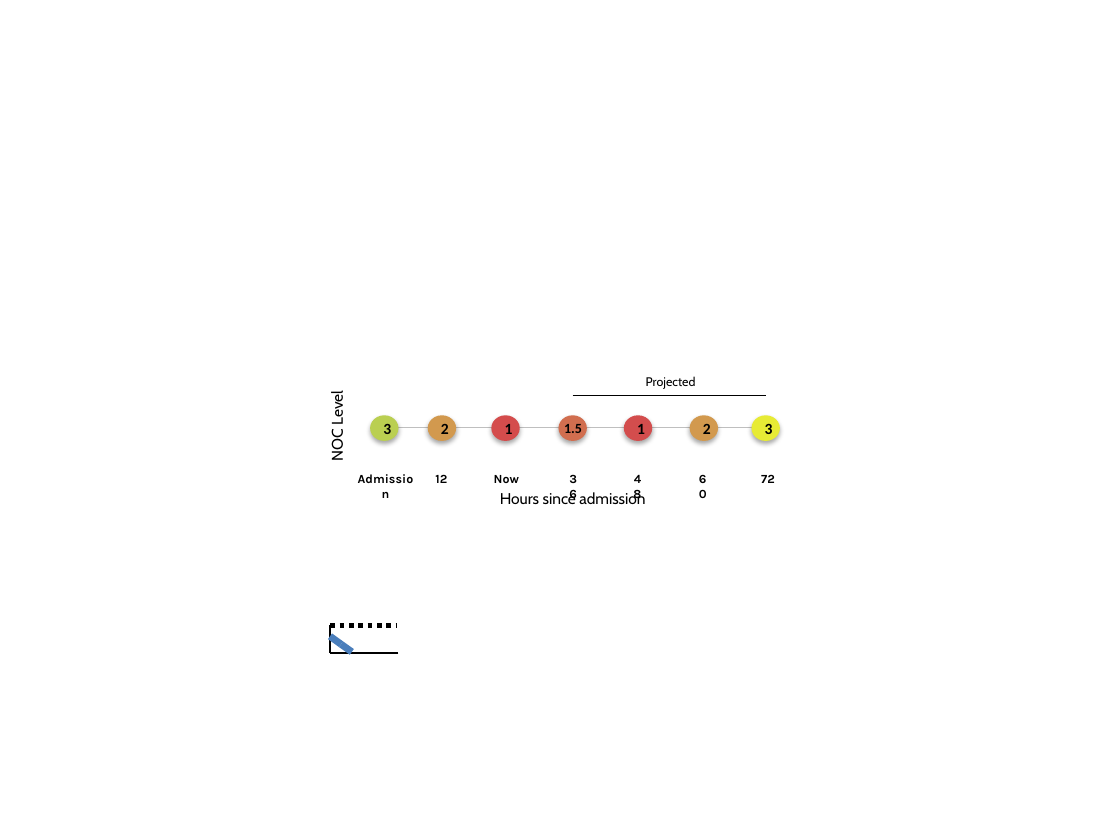
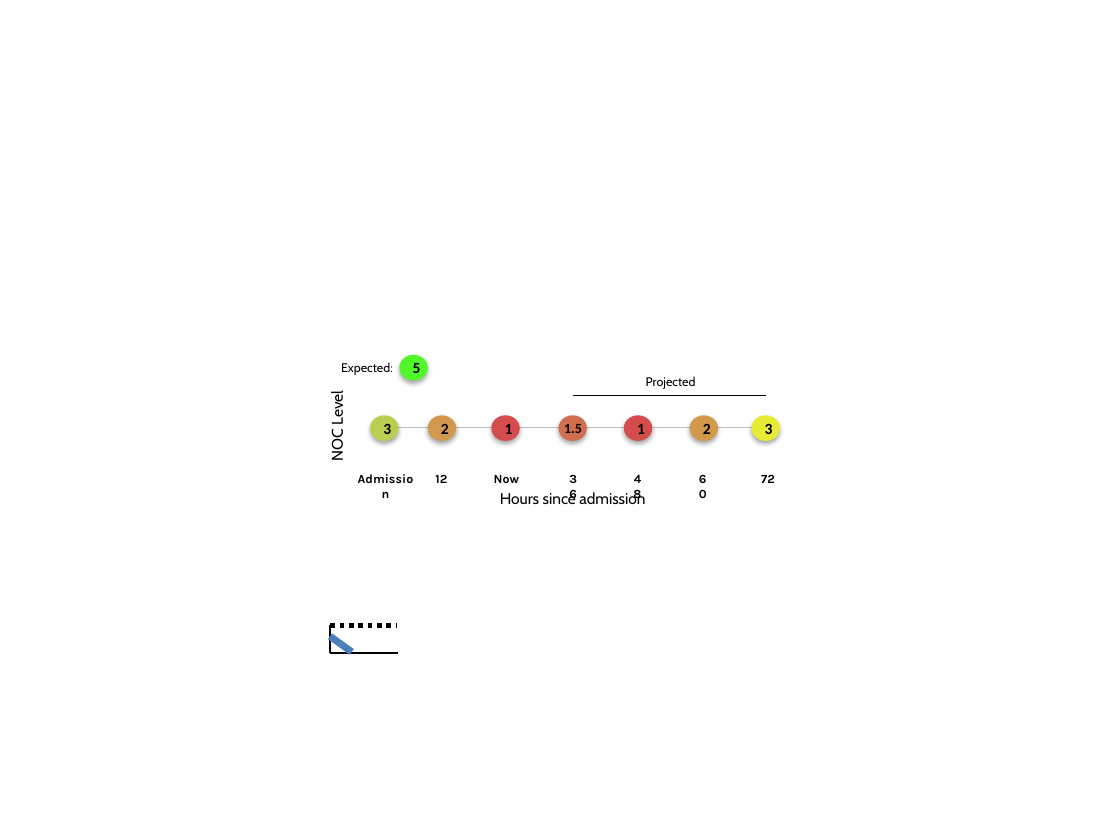
Before and after one commit to kinshukg/febretpository, a slide deck: slide 2 of HANDS/trunk/data/Design.pptx. Drawn at 1120x840 pixels with LibreOffice and Linux fonts; fonts in the diff are those of the drawing. Boxes give left, top, right and bottom in pixels: in the first picture for what was removed or moved away, otherwise in the second. Text is boxed around its words. In the diff, an @@ line names an element or a change of style, - is before the commit and + after.

```diff
--- a/HANDS/trunk/data/Design.pptx
+++ b/HANDS/trunk/data/Design.pptx
@@ ellipse added at bbox=[400, 355, 428, 381], fill #50F828, 10 pt, text #000000, bold @@
+5
@@ text added at bbox=[341, 362, 393, 375], 8 pt, text #000000 @@
+Expected:
```
Also in this commit, not shown: 1 slide added, 2 other files.
